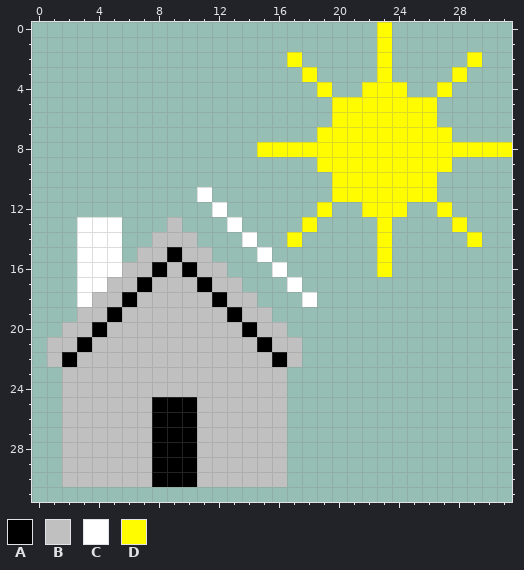
Two states of a pixel-art sprite, icons/Solar.png. The first picture shows the starting point.
The file is 32x32 pixels.
Palette (. is transparent): A #000000  B #c0c0c0  C #ffffff  D #fffc00
Pixels before, first column x 1:
 0 ......................D........
 1 ......................D........
 2 ................D.....D.....D..
 3 .................D....D....D...
 4 ..................D..DDD..D....
 5 ...................DDDDDDD.....
 6 ...................DDDDDDD.....
 7 ..................DDDDDDDDD....
 8 ..............DDDDDDDDDDDDDDDDD
 9 ..................DDDDDDDDD....
10 ...................DDDDDDD.....
11 ..........C........DDDDDDD.....
12 ...........C......D..DDD..D....
13 ..CCC...B...C....D....D....D...
14 ..CCC..BBB...C..D.....D.....D..
15 ..CCC.BBABB...C.......D........
16 ..CCCBBABABB...C......D........
17 ..CCBBABBBABB...C..............
18 ..CBBABBBBBABB...C.............
19 ..BBABBBBBBBABB................
20 .BBABBBBBBBBBABB...............
21 BBABBBBBBBBBBBABB..............
22 BABBBBBBBBBBBBBAB..............
23 .BBBBBBBBBBBBBBB...............
24 .BBBBBBBBBBBBBBB...............
25 .BBBBBBAAABBBBBB...............
26 .BBBBBBAAABBBBBB...............
27 .BBBBBBAAABBBBBB...............
28 .BBBBBBAAABBBBBB...............
29 .BBBBBBAAABBBBBB...............
30 .BBBBBBAAABBBBBB...............
The result:
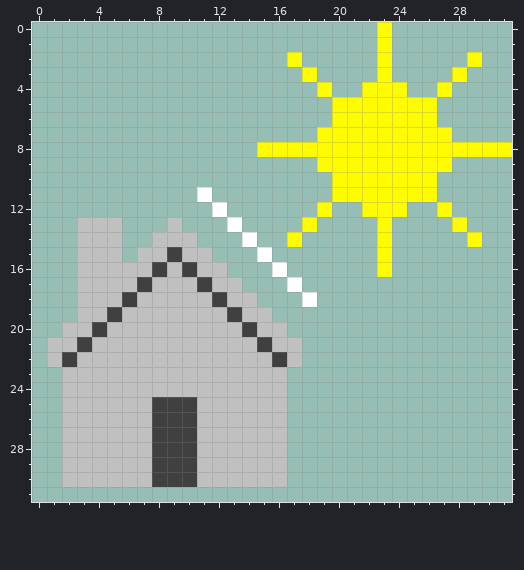
From old to new:
Colour A changes from #000000 to #404040.
Colour B replaces colour C in rows 13 to 16 at x 3 to 5; in row 17 at x 3 to 4; in row 18 at x 3.
